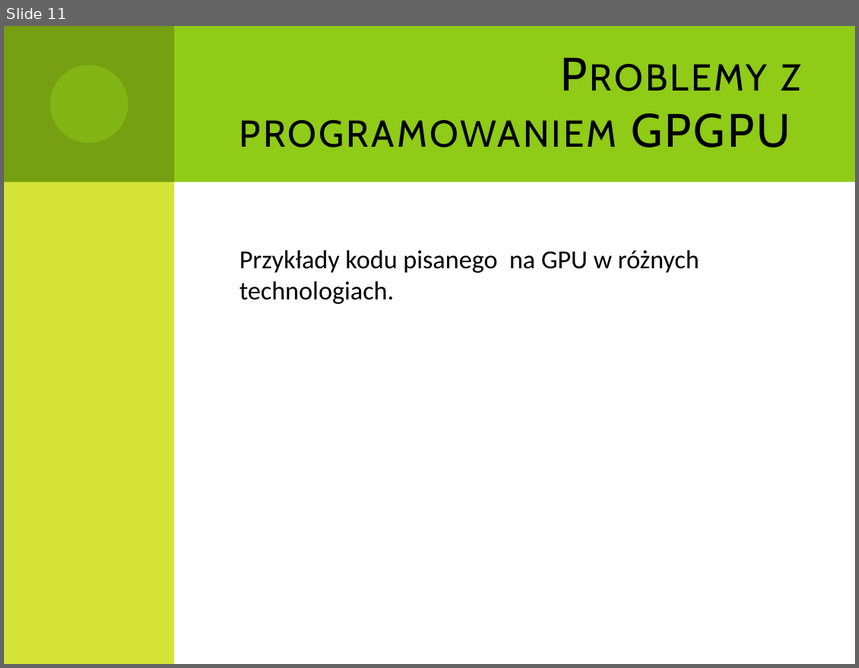
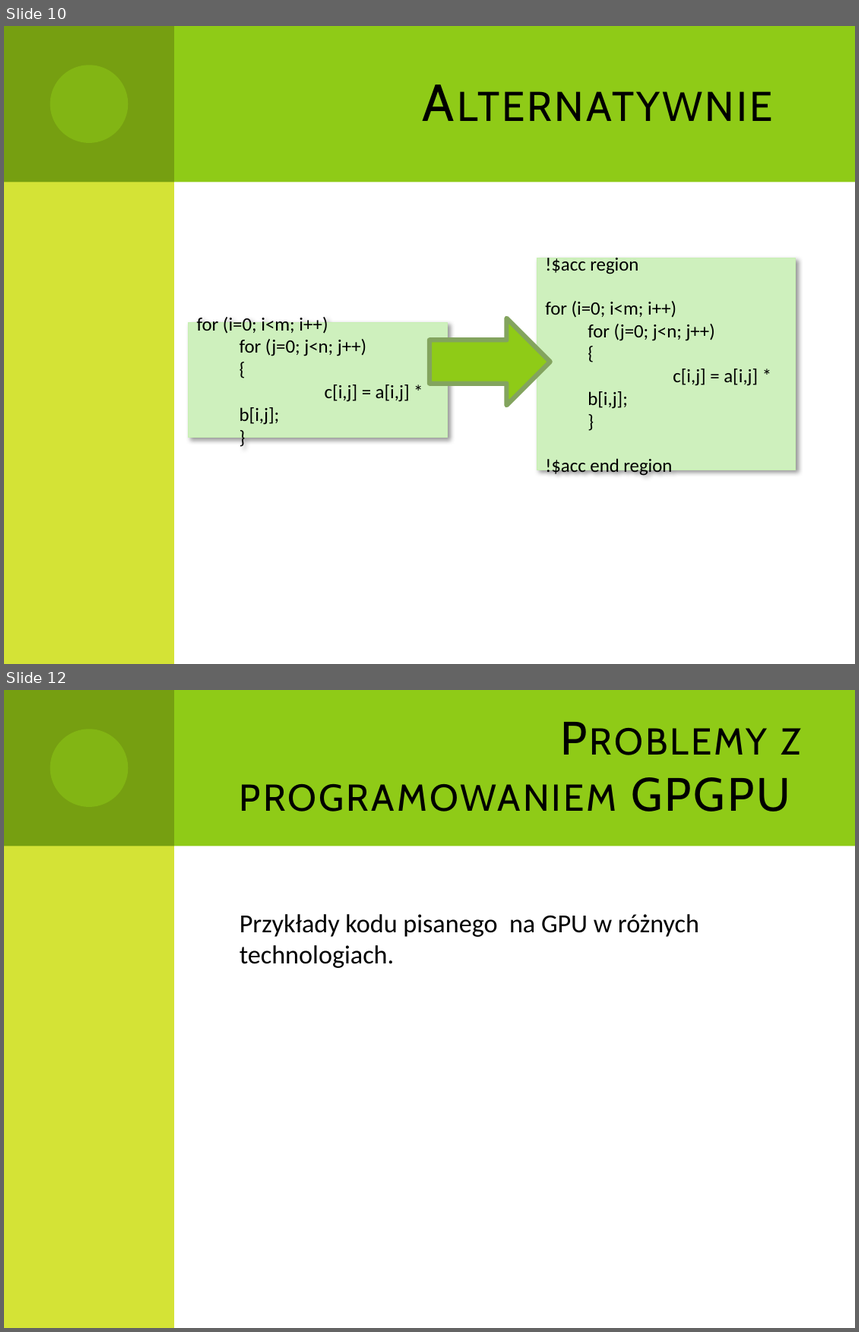
Before and after one commit to Dzess/DMARF, a slide deck: presentation/GPGPU_in_data_minig.pptx. Shown one above the other, each under a label of ours: slide 11 before the commit, slides 10 and 12 after it; the slides between them are not shown. The pictures are 859x668 and 859x1332 pixels, drawn with LibreOffice and Linux fonts; fonts in the diff are those of the drawing. Boxes give left, top, right and bottom in pixels: in the first picture for what was removed or moved away, otherwise in the second. Text is boxed around its words. In the diff, an @@ line names an element or a change of style, - is before the commit and + after.

```diff
--- a/presentation/GPGPU_in_data_minig.pptx
+++ b/presentation/GPGPU_in_data_minig.pptx
@@ slide 10 added at bbox=[4, 26, 855, 664], background #FFFFFF; not listed: 4 template elements that a slide beside it also shows @@
@@ title added at bbox=[231, 47, 813, 154], 44 pt, text #000000, small capitals @@
+Alternatywnie
@@ rectangle added at bbox=[537, 259, 796, 471], fill #CFF1BE, outline #C7F0B2 0.75 pt, 16 pt, text #000000 @@
+!$acc region
+for (i=0; i<m; i++)
+for (j=0; j<n; j++)
+{
+c[i,j] = a[i,j] * b[i,j];
+}
+!$acc end region
@@ text added at bbox=[189, 319, 448, 442], fill #CFF1BE, outline #C7F0B2 0.75 pt, 16 pt, text #000000 @@
+for (i=0; i<m; i++)
+for (j=0; j<n; j++)
+{
+c[i,j] = a[i,j] * b[i,j];
+}
@@ right arrow added at bbox=[430, 319, 550, 406], fill #8FCB17, outline #84A55E 4 pt @@
@@ what was slide 11 is now slide 12 @@
```
Also in this commit, not shown: 7 slides changed, 4 other slides added, 4 slides removed.
